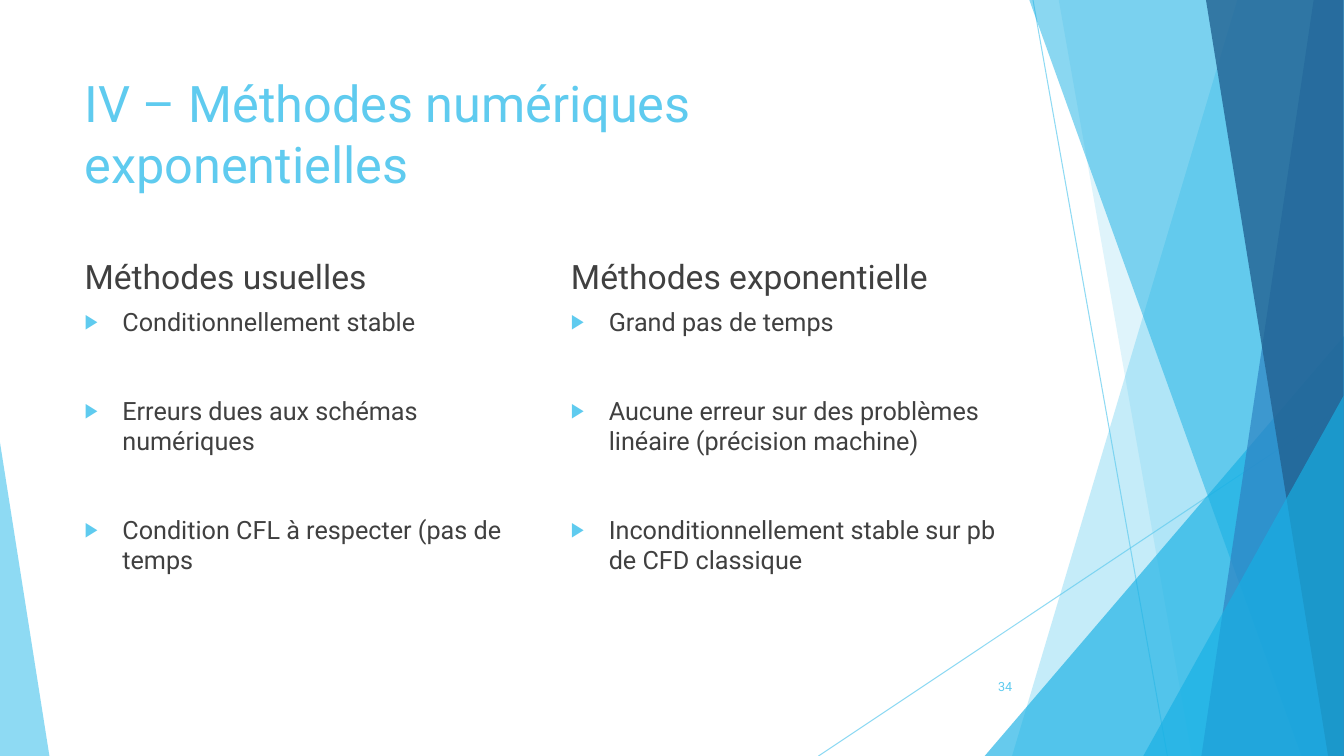
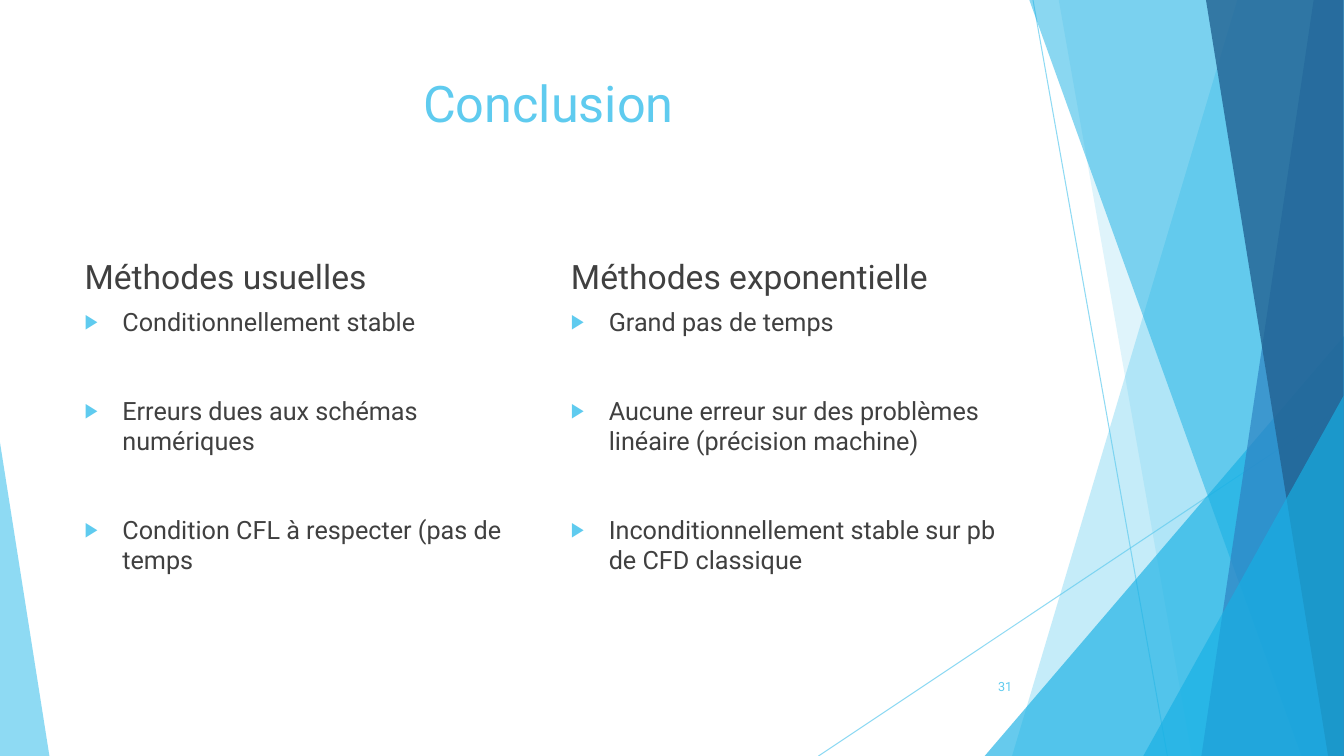
Before and after one commit to pierreXVI/PIE, a slide deck: slide 31 of oral_presentation/Oral_presentation_12_02_2019.pptx (slide 34 before the commit). Drawn at 1344x756 pixels with LibreOffice and Linux fonts; fonts in the diff are those of the drawing. Boxes give left, top, right and bottom in pixels: in the first picture for what was removed or moved away, otherwise in the second. Text is boxed around its words. In the diff, an @@ line names an element or a change of style, - is before the commit and + after.

```diff
--- a/oral_presentation/Oral_presentation_12_02_2019.pptx
+++ b/oral_presentation/Oral_presentation_12_02_2019.pptx
@@ title at box(423, 84, 673, 123): text changed @@
-IV – Méthodes numériques exponentielles
+Conclusion
@@ page number at box(998, 682, 1012, 691): text changed @@
-34
+31
```
Also in this commit, not shown: 10 other slides changed, 4 slides added, 7 slides removed, 2 other files.
